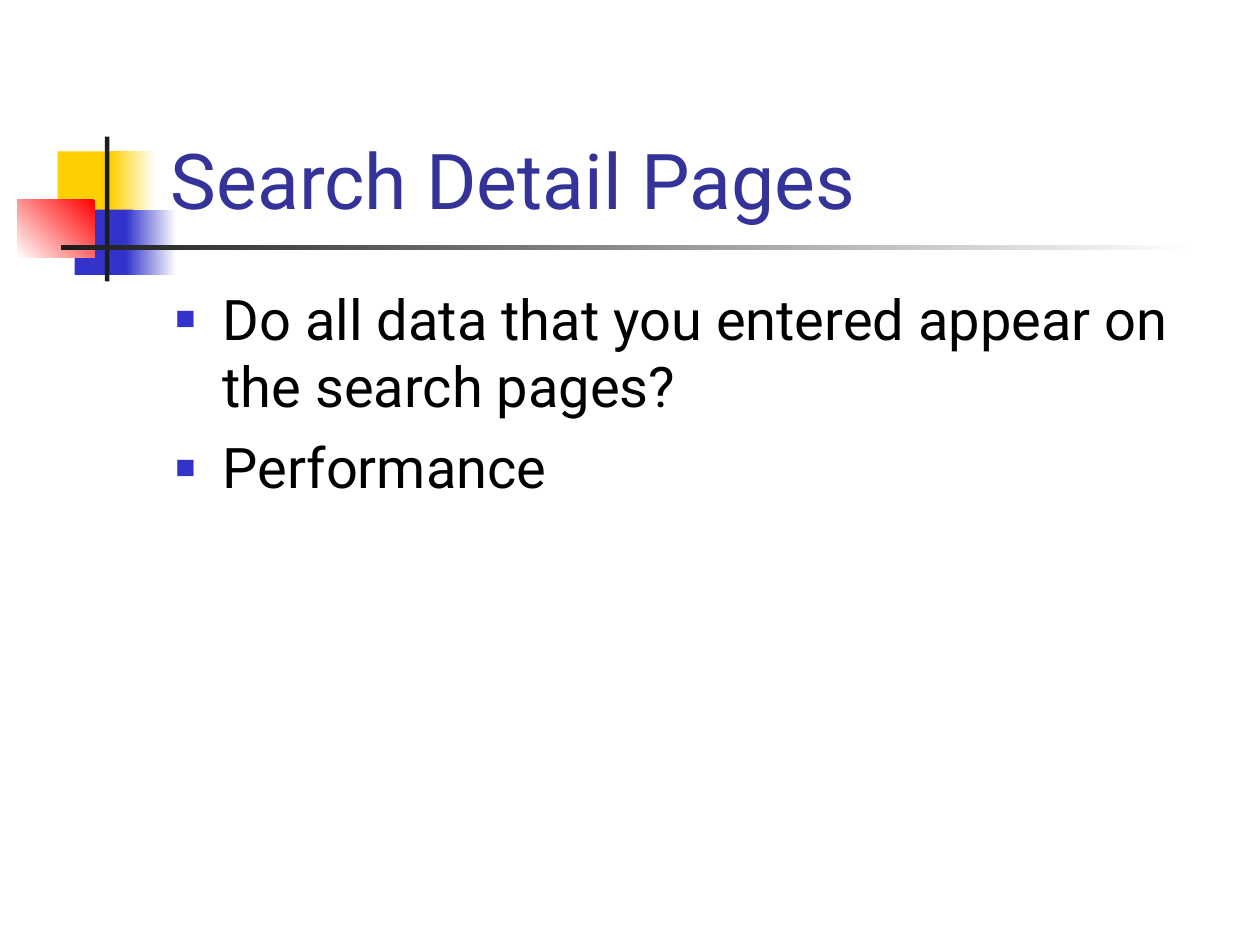
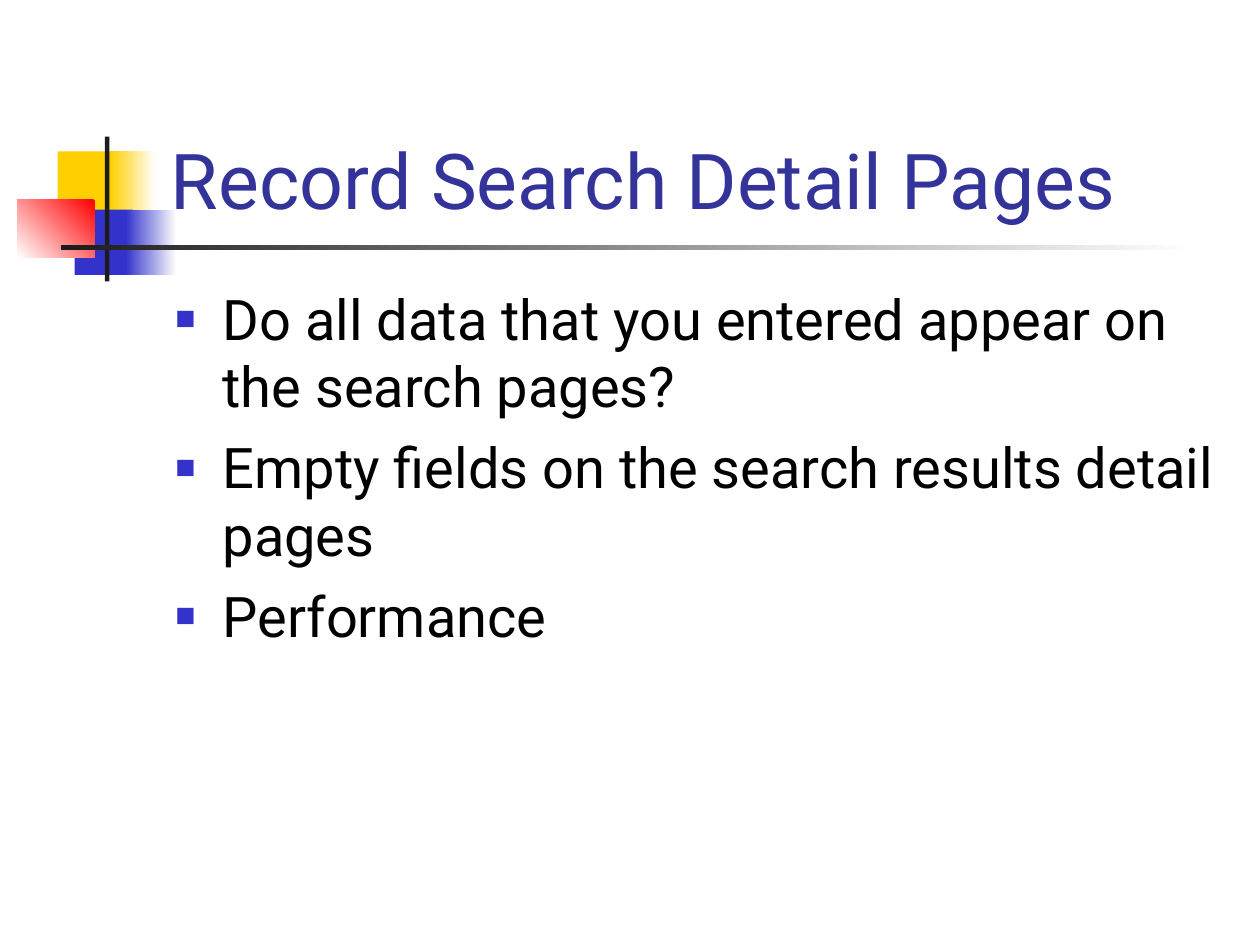
Before and after one commit to NCIP/camod-docs, a slide deck: slide 14 of artifacts/UAT/UAT2/Intro UAT2.ppt (slide 9 before the commit). Drawn at 1260x945 pixels with LibreOffice and Linux fonts; fonts in the diff are those of the drawing. Boxes give left, top, right and bottom in pixels: in the first picture for what was removed or moved away, otherwise in the second. Text is boxed around its words. In the diff, an @@ line names an element or a change of style, - is before the commit and + after.

Commit message:
*** empty log message ***
SVN-Revision: 1383

```diff
--- a/artifacts/UAT/UAT2/Intro UAT2.ppt
+++ b/artifacts/UAT/UAT2/Intro UAT2.ppt
@@ title at bbox=[171, 151, 1115, 225]: text changed @@
-Search Detail Pages
+Record Search Detail Pages
@@ text at bbox=[223, 445, 1213, 568]: paragraph added @@
+■ Empty fields on the search results detail pages
```
Also in this commit, not shown: 4 other slides changed, 8 slides added, 1 slide removed, 6 other files.
